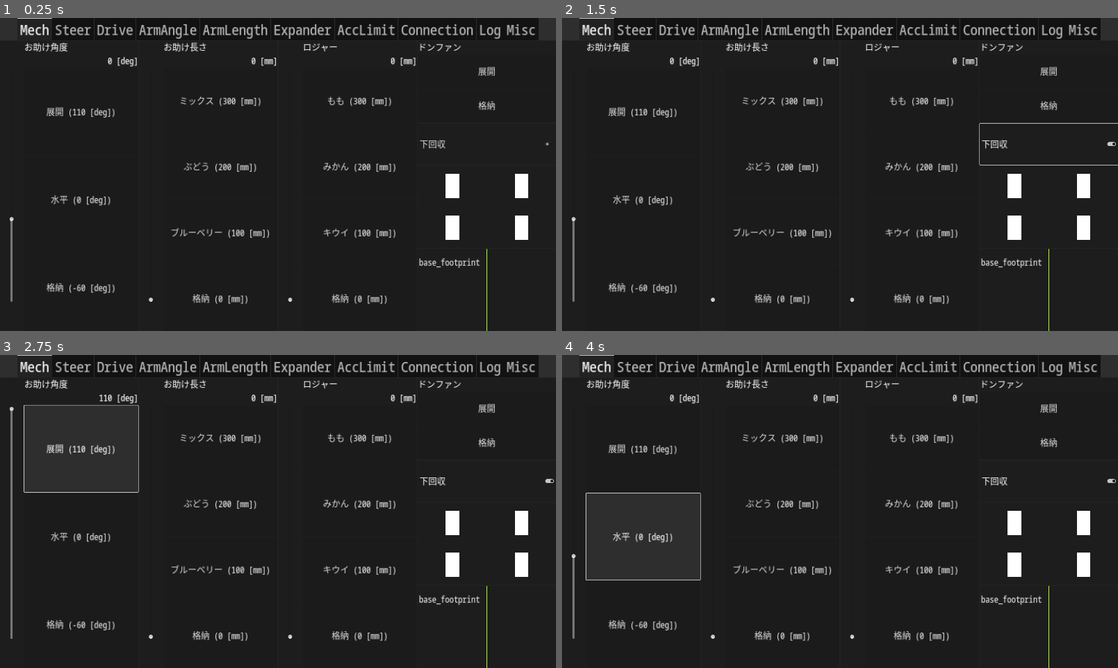
Above: before the commit, frames 1-4 (two rows, left to right).
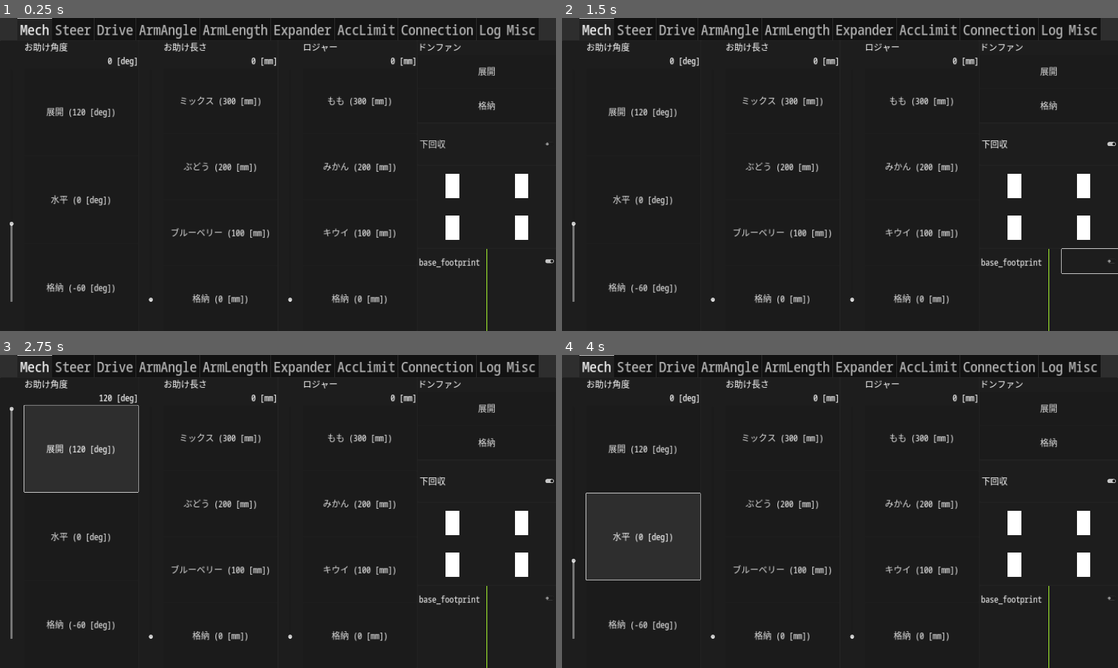
Above: after the commit, the same moments.

Repository: omuct-robotclub/nhk2023-team-a-controller
Game: Godot game, scene res://controls/controller.tscn
The game is run twice, just before and just after one commit, with the same random seed, the same clock (stepped at 60 frames per second) and the same inputs.
Inputs (mouse positions are in pixels of both pictures, inside the frame that each line leads up to):
- Up to frame 1 (0.25 s): no input
- Up to frame 2 (1.5 s): click "下回収" at 0.5 s; click (1090, 262) at 1.27 s
- Up to frame 3 (2.75 s): click (83, 448) at 2 s, where only the run before the commit has a clickable "展開 (110 [deg])"
- Up to frame 4 (4 s): click (645, 448) at 2.75 s, where only the run after the commit has a clickable "展開 (120 [deg])"; click "水平 (0 [deg])" at 3.5 s

The runs differ from the first frame. In frame 1, less than 0.1% of the frame differs, in the area x 1-100%, y 29-91%; in frame 2, 0.2%; in frame 3, less than 0.1%; in frame 4, less than 0.1%.

Commit message:
add button to disable cmd vel publisher

Diff:
--- a/controls/controller.tscn
+++ b/controls/controller.tscn
@@ -17,6 +17,7 @@
 [ext_resource type="Script" path="res://scripts/base_frame_selector.gd" id="13_d5gog"]
 [ext_resource type="Script" path="res://scripts/steer_offset_indicator.gd" id="13_vp31h"]
 [ext_resource type="PackedScene" uid="uid://c5aa1tt1uxd0i" path="res://controls/steer_wheel.tscn" id="14_10mmx"]
+[ext_resource type="Script" path="res://scripts/cmd_vel_publisher_enable_button.gd" id="14_xppwc"]
 [ext_resource type="PackedScene" uid="uid://d8u6tnxsamax" path="res://controls/target_vel_indicator.tscn" id="15_2luak"]
 [ext_resource type="Script" path="res://scripts/open_download_page_button.gd" id="18_ru0ij"]
 [ext_resource type="Script" path="res://scripts/release_info_label.gd" id="19_57jgw"]
@@ -53,7 +54,6 @@
 tab_alignment = 1
 
 [node name="Mech" type="HBoxContainer" parent="MarginContainer/MainController/TabContainer"]
-visible = false
 layout_mode = 2
 size_flags_vertical = 3
 
@@ -76,9 +76,9 @@
 value_format = "%5.0f [deg]"
 button_name_format = "%s (%0.0f [deg])"
 min_value = -60.0
-max_value = 110.0
+max_value = 120.0
 preset_names = Array[String](["展開", "水平", "格納"])
-preset_values = Array[float]([110.0, 1.45519e-11, -60.0])
+preset_values = Array[float]([120.0, 1.45519e-11, -60.0])
 
 [node name="ArmLengthController" type="Panel" parent="MarginContainer/MainController/TabContainer/Mech"]
 layout_mode = 2
@@ -231,6 +231,16 @@
 popup/item_2/id = 2
 script = ExtResource("13_d5gog")
 
+[node name="CheckButton" type="CheckButton" parent="MarginContainer/MainController/TabContainer/Mech/VBoxContainer/Panel"]
+layout_mode = 1
+anchors_preset = 1
+anchor_left = 1.0
+anchor_right = 1.0
+offset_left = -194.0
+offset_bottom = 84.0
+grow_horizontal = 0
+script = ExtResource("14_xppwc")
+
 [node name="Steer" type="Panel" parent="MarginContainer/MainController/TabContainer"]
 visible = false
 layout_mode = 2
@@ -294,6 +304,7 @@
 parameter_base = "expander"
 
 [node name="AccLimit" type="Panel" parent="MarginContainer/MainController/TabContainer"]
+visible = false
 layout_mode = 2
 
 [node name="MarginContainer" type="MarginContainer" parent="MarginContainer/MainController/TabContainer/AccLimit"]
--- /dev/null
+++ b/scripts/cmd_vel_publisher_enable_button.gd
@@ -0,0 +1,14 @@
+extends CheckButton
+
+
+# Called when the node enters the scene tree for the first time.
+func _ready() -> void:
+    set_pressed_no_signal(RobotInterface.cmd_vel_publisher_enabled)
+    toggled.connect(
+        func(_button_pressed: bool) -> void:
+            RobotInterface.set_cmd_vel_publisher_enabled(button_pressed)
+    )
+    RobotInterface.cmd_vel_publisher_enabled_changed.connect(
+        func() -> void:
+            button_pressed = RobotInterface.cmd_vel_publisher_enabled
+    )
--- a/scripts/robot_interface.gd
+++ b/scripts/robot_interface.gd
@@ -1,6 +1,7 @@
 extends Node
 
 signal cmd_vel_frame_changed()
+signal cmd_vel_publisher_enabled_changed()
 signal donfan_cmd_changed()
 signal expander_length_changed()
 signal collector_cmd_changed()
@@ -8,6 +9,7 @@
 signal arm_angle_changed()
 signal large_wheel_cmd_changed()
 
+var cmd_vel_publisher_enabled := true
 var cmd_vel_frame := "base_footprint"
 var donfan_cmd: int
 var expander_length: float
@@ -46,20 +48,21 @@
     _filtered_angular_vel = msg.angular.z
 
 func _publish_command() -> void:
-    _cmd_vel_stamped_pub.publish({
-        "header": {
-            "frame_id": cmd_vel_frame
-        },
-        "twist": {
-            "linear": {
-                "x": target_linear_velocity.x,
-                "y": target_linear_velocity.y
+    if cmd_vel_publisher_enabled:
+        _cmd_vel_stamped_pub.publish({
+            "header": {
+                "frame_id": cmd_vel_frame
             },
-            "angular": {
-                "z": target_angular_velocity
+            "twist": {
+                "linear": {
+                    "x": target_linear_velocity.x,
+                    "y": target_linear_velocity.y
+                },
+                "angular": {
+                    "z": target_angular_velocity
+                }
             }
-        }
-    })
+        })
 
 func get_filtered_target_linear_velocity() -> Vector2: return _filtered_linear_vel
 func get_filtered_target_angular_velocity() -> float: return _filtered_angular_vel
@@ -70,6 +73,10 @@
 func set_cmd_vel_frame(frame: String) -> void:
     cmd_vel_frame = frame
     cmd_vel_frame_changed.emit()
+
+func set_cmd_vel_publisher_enabled(enabled: bool) -> void:
+    cmd_vel_publisher_enabled = enabled
+    cmd_vel_publisher_enabled_changed.emit()
 
 func set_donfan_cmd(dir: int) -> void:
     donfan_cmd = dir
--- a/scripts/websocket_transport.gd
+++ b/scripts/websocket_transport.gd
@@ -76,7 +76,7 @@
                 var url := "ws://" + str(server_ip) + ":9090"
                 print("connecting to " + url)
                 var err := _cli.connect_to_url(url)
-                assert(err == OK)
+#                assert(err == OK)
                 return
     elif _cli.get_ready_state() == WebSocketPeer.STATE_OPEN:
         if _socket.get_available_packet_count() > 0:
Not shown: 1 places in controls/controller.tscn that only renumber resources
